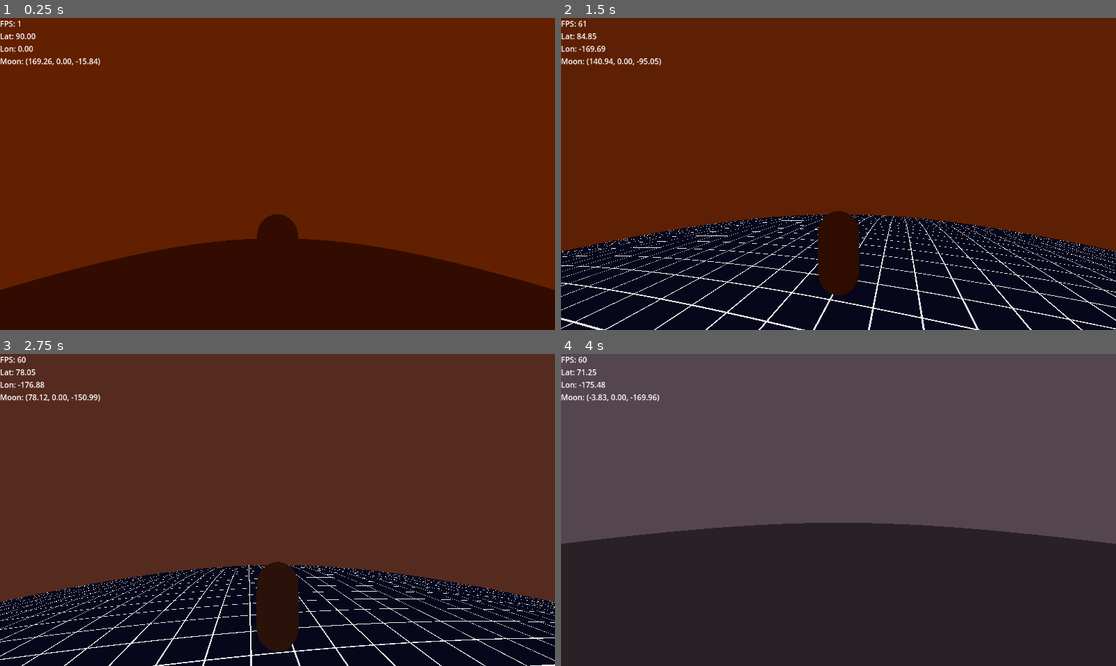
Above: before the commit, frames 1-4 (two rows, left to right).
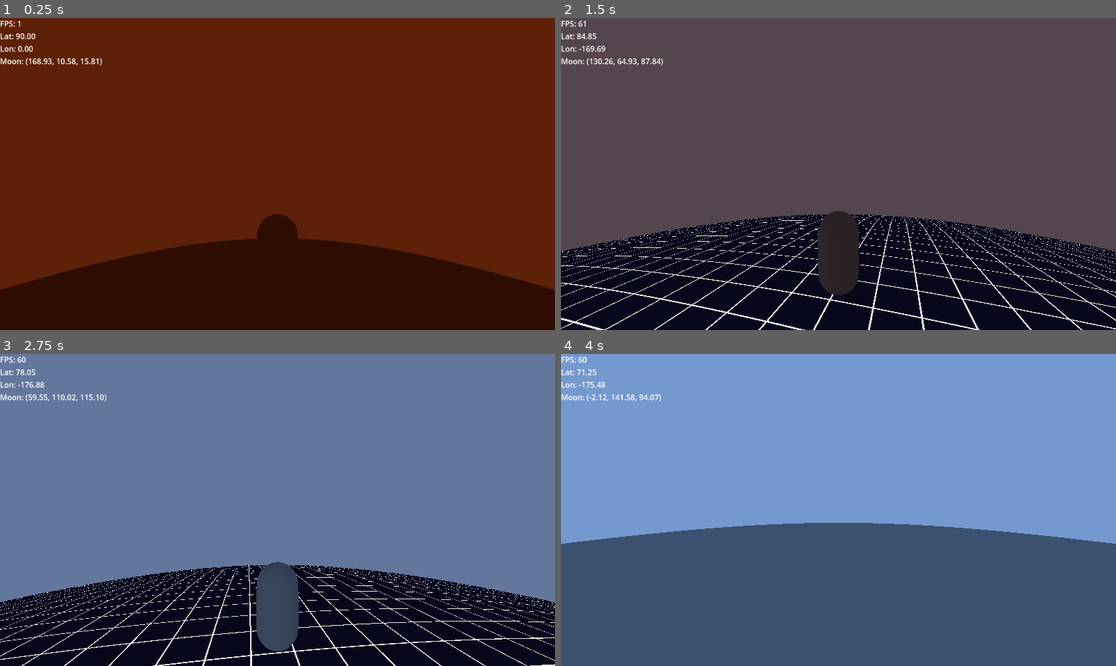
Above: after the commit, the same moments.

Repository: valfrom/LittlePlanet
Game: Godot game, scene res://world.tscn
The game is run twice, just before and just after one commit, with the same random seed, the same clock (stepped at 60 frames per second) and the same inputs.
Inputs (mouse positions are in pixels of both pictures, inside the frame that each line leads up to):
- Up to frame 1 (0.25 s): no input
- Up to frame 2 (1.5 s): move the mouse to (866, 174) at 0.52 s; hold W (move_forward) from 0.53 s (still down); tap Space (jump) at 0.77 s; move the mouse to (810, 174) at 1.27 s
- Up to frame 3 (2.75 s): keep holding W (move_forward); tap Space (jump) at 1.52 s; move the mouse to (288, 503) at 2.02 s
- Up to frame 4 (4 s): keep holding W (move_forward); move the mouse to (832, 516) at 2.77 s; tap Space (jump) at 3.02, 3.77 s; move the mouse to (877, 513) at 3.52 s

The runs differ from the first frame. In frame 1, 0.2% of the frame differs, in the area x 6-19%, y 12-16%; in frame 2, 69%; in frame 3, 74%; in frame 4, 100%, in the area x 0-100%, y 0-100%.

Commit message:
Simulate full-planet moon coverage

Diff:
--- a/Moon.gd
+++ b/Moon.gd
@@ -3,9 +3,10 @@
 @export var planet: Node3D
 @export var orbit_radius: float = 170.0
 @export var orbit_speed: float = 0.4
-@export var orbit_axis: Vector3 = Vector3.UP
+@export var planet_rotation_speed: float = 0.17
 
 var _orbit_angle: float = 0.0
+var _planet_rotation_angle: float = 0.0
 
 func _ready() -> void:
 	if planet == null:
@@ -17,12 +18,16 @@
 	if planet == null:
 		return
 	_orbit_angle = wrapf(_orbit_angle + orbit_speed * delta, 0.0, TAU)
+	_planet_rotation_angle = wrapf(_planet_rotation_angle + planet_rotation_speed * delta, 0.0, TAU)
 	_update_orbit_position()
 
 func _update_orbit_position() -> void:
 	var pivot := planet.global_transform.origin
-	var offset := Vector3(orbit_radius, 0.0, 0.0)
-	var basis := Basis(orbit_axis.normalized(), _orbit_angle)
-	var orbit_position := pivot + basis * offset
+	var latitude_angle := sin(_planet_rotation_angle) * 0.5 * PI
+	var cos_latitude := cos(latitude_angle)
+	var x := orbit_radius * cos_latitude * cos(_orbit_angle)
+	var y := orbit_radius * sin(latitude_angle)
+	var z := orbit_radius * cos_latitude * sin(_orbit_angle)
+	var orbit_position := pivot + Vector3(x, y, z)
 	global_transform = Transform3D(global_transform.basis, orbit_position)
 	look_at(pivot, Vector3.UP)
